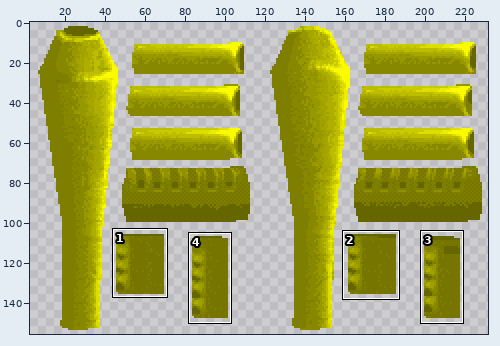
A sprite sheet gets an edit: qw/textures/models/g_rock2_0.png. The picture above shows the old version from afar; the outline marks the close-up.
Close-up. Earlier state:
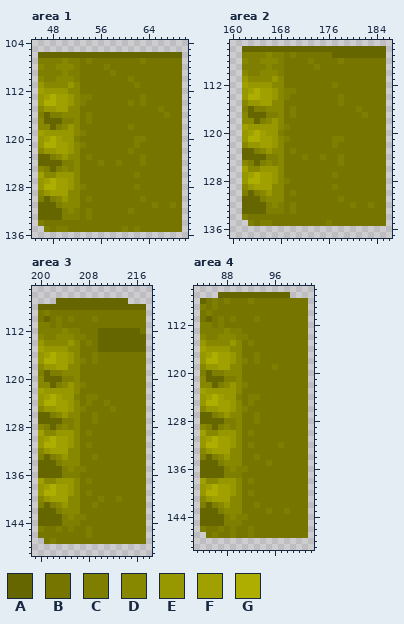
The file is 232x156 pixels. Colours within 5 levels of each other are drawn and written as one. Shown: area 1: x 45..70, y 104..136; area 2: x 160..186, y 105..137; area 3: x 199..218, y 105..149; area 4: x 83..102, y 106..149. The wide view leaves out empty margins. The commit also changed other parts of the picture, which this record leaves out.
Palette (. is transparent): A #666600  B #757500  C #7e7e00  D #888800  E #979700  F #a0a000  G #aeae00
New version:
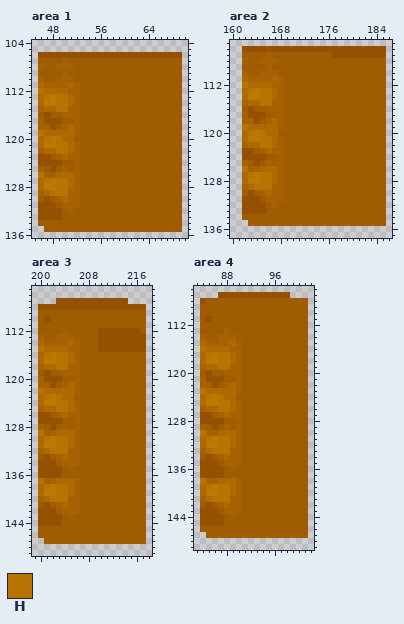
Colours new in this view: H #b77400
Change:
colour A: #666600 -> #945100
colour C: #7e7e00 -> #a05c00
colour D: #888800 -> #a66100
colour E: #979700 -> #ae6a00
colour G: #aeae00 -> #bc7a00
Changed rows in their new state; - is a pixel that keeps its letter.
Area 1:
first column x 46:
107 -------C-CCCCCCCC-CCCCCC
108 -------CCCC-CCCCCCCCCCCC
109 -------CCCCC-CCCCCCCCCCC
110 -------CCCCCCCC-CCCCCCCC
111 -------CCCCCCCCC-CCCCCCC
112 H------CCCCCCCCCCCCCCCCC
113 -H-HH----CCCCCCCC-CCCCCC
114 ---HH---CCCCCCC-C-CCCCCC
115 ---HH--CCCCCCCCCCCCC-CCC
116 -------C-CCCCCCCCCCCC-CC
117 -------C-CCCCCCCCCCCCCCC
118 -------CCCCCCCC-CCCCCCCC
119 H-------CCCCCCCCCCCCCCCC
120 -H-H---CCCCCCCCC--CCCCCC
121 ---HH---CCCCCCCC-CCCCCCC
122 ---HH--CCCCCCCC-CCCCCCCC
123 -------C-CCCCCCCC-CCCCCC
124 -------CCC-CC-CCC-CCCCCC
125 -------CCCCCCCCCCCCCCCCC
126 H------CCCCCCCCC-CCCCCCC
127 -H-HH--CCCCCCCCCCCCCCCCC
128 ---HH---CCCCCCCC-CCCCCCC
129 --HHH--CCCCCCCCCCCCCCCCC
130 -------C-CCCCCCCC-CCCCCC
131 -------CCCCCCCCCCCC-CC-C
132 -------C-CCCCCC-CCCCCCCC
133 -------C-CCCCCCCCCCCCCCC
134 -CCCCCCCCCCCCCCCCCCCCCCC
135 --C--CCCCCCCCC-C-CCCCCCC
Area 2:
first column x 162:
107 -------C-CCCCCC---------
108 -------CCCC-CCCC-CCCCCCC
109 -------CCCCC-CCCCCCCCCCC
110 -------CCCCCCCCCCCCCCCCC
111 -------CCCCCCCCCCCCCCCCC
112 H------CCCCCCCC-CCCCCCCC
113 -H-HH----CCCCCCCCCCCCCCC
114 ---HH---CCCCCCCC-CCCCCCC
115 ---HH--CCCCCCCCC-CCCCCCC
116 -------C-CCCCCCCCCC-CCCC
117 -------C-CCCCCCCCCCC-CCC
118 -------CCCCCCCCCCCCCCCCC
119 H-------CCCCCCCCCCCCCCCC
120 -H-H---CCCCCCCCCCCCCCCCC
121 ---HH---CCCCCCC--CCCCCCC
122 ---HH--CCCCCCCC-CCCCCCCC
123 -------C-CCCCCCCCCCCCCCC
124 -------CCC-CC-CC-CCCCCCC
125 -------CCCCCCCCC-CCCCCCC
126 H------CCCCCCCCCCCCCCCCC
127 -H-HH--CCCCCCCC-CCCCCCCC
128 ---HH---CCCCCCCCCCCCCCCC
129 --HHH--CCCCCCCC-CCCCCCCC
130 -------C-CCCCCCCCCCCCCCC
131 -------CCCCCCCCC-CCCCCCC
132 -------C-CCCCCCCCC-CC-CC
133 -------C-CCCCCCCCCCCCCCC
134 -CCCCCCCCCCCCCCCCCCCCCCC
135 --C--CCCCCCCCC-CCCCCCCCC
Area 3:
first column x 200:
109 C-CCCCCCCCCCCCCCCC
110 C-C-C-CCC-CCCCCCCC
111 --C-CCCCCCCCCCCCCC
112 -------CCC-------C
113 --------CC--------
114 -------C-C--------
115 H------CCC--------
116 -H-HH--CC-CCCCCCCC
117 ---HH---C-CCCCCCCC
118 ---HH--CCCCCCCCCCC
119 -------CCCCCCCCCCC
120 -------CCCCCCCCCCC
121 --------CCCCCCCCCC
122 H------CCCCCCCCCCC
123 -H-H---C--CCCCCCCC
124 ---HH--C-CC-CCCCCC
125 ---HH---CCCC-CCCCC
126 -------CC-CCCCCCCC
127 -------CC-CCCCCCCC
128 -------CCCCCCCCCCC
129 H------C-CCCCCCCCC
130 -H-HH--CCCCCCCCCCC
131 ---HH--C-CCCCCCCCC
132 --HHH--CCCCCCCCCCC
133 -------CC-CCCCCCCC
134 -------CCCCCCCCCCC
135 --------CCCCCCCCCC
136 -------CCCCCCCCCCC
137 H------C-CCCCCCCCC
138 -H-HH--CCCCCCCCCCC
139 ---HH--C-CCCCCCCCC
140 --HHH--CCC-CC-CCCC
141 -------CC-CCCCCCCC
142 -------CCCCCCCCCCC
143 --------CCCCCCCCCC
144 -------CCCCCCCCCCC
145 -CC-C-CC-CCCCCCCCC
146 CCCCCCCC-CCCCCCCCC
147 -C-CCCCCCCCCCCCCCC
Area 4:
first column x 84:
108 -C-C-CCC-CCCCCCCCC
109 -C-CCCCCCCCCCCCCCC
110 C-CCCCCCCCCCCCCCCC
111 C-C-C-CCC-CCCCCCCC
112 --C-CCCCCCCCCCCCCC
113 -------CCCCCCCCCCC
114 --------CCCCCCCCCC
115 -------C-CCCCCCCCC
116 H------CCCCCCCCCCC
117 -H-HH--CC-CCCCCCCC
118 ---HH---C-CCCCCCCC
119 ---HH--CCCCC-CCCCC
120 -------CCCCCCCCCCC
121 -------CCCCCCCCCCC
122 --------CCCCCCCCCC
123 H------CCCCCCCCCCC
124 -H-H---C--CCCCCCCC
125 ---HH--C-CCCCCCCCC
126 ---HH---CCCCCCCCCC
127 -------CC-CCCCCCCC
128 -------CC-CCCCCCCC
129 -------CCCCCCCCCCC
130 H------C-CCCCCCCCC
131 -H-HH--CCCCCCCCCCC
132 ---HH--C-CCCC-CCCC
133 --HHH--CCCCCCCCCCC
134 -------CC-CCCCCCCC
135 -------CCCC-CCCCCC
136 --------CCCCCCCCCC
137 -------CCCCCCCCCCC
138 H------C-CCCCCCCCC
139 -H-HH--CCCCCCCCCCC
140 ---HH--C-CCCCCCCCC
141 --HHH--CCCCCCCCCCC
142 -------CC-CCCCCCCC
143 -------CCCC-CC-CCC
144 --------CCCCCCCCCC
145 -------CCCCCCCCCCC
146 -CC-C-CC-CCCCCCCCC
147 -C-CC-CC-CCCCCCCCC
Pixel boxes of the changes (left, top, right, bottom) in both close-ups:
changed: (38, 52, 182, 232)
changed: (242, 46, 386, 226)
changed: (38, 298, 146, 544)
changed: (200, 292, 308, 538)
